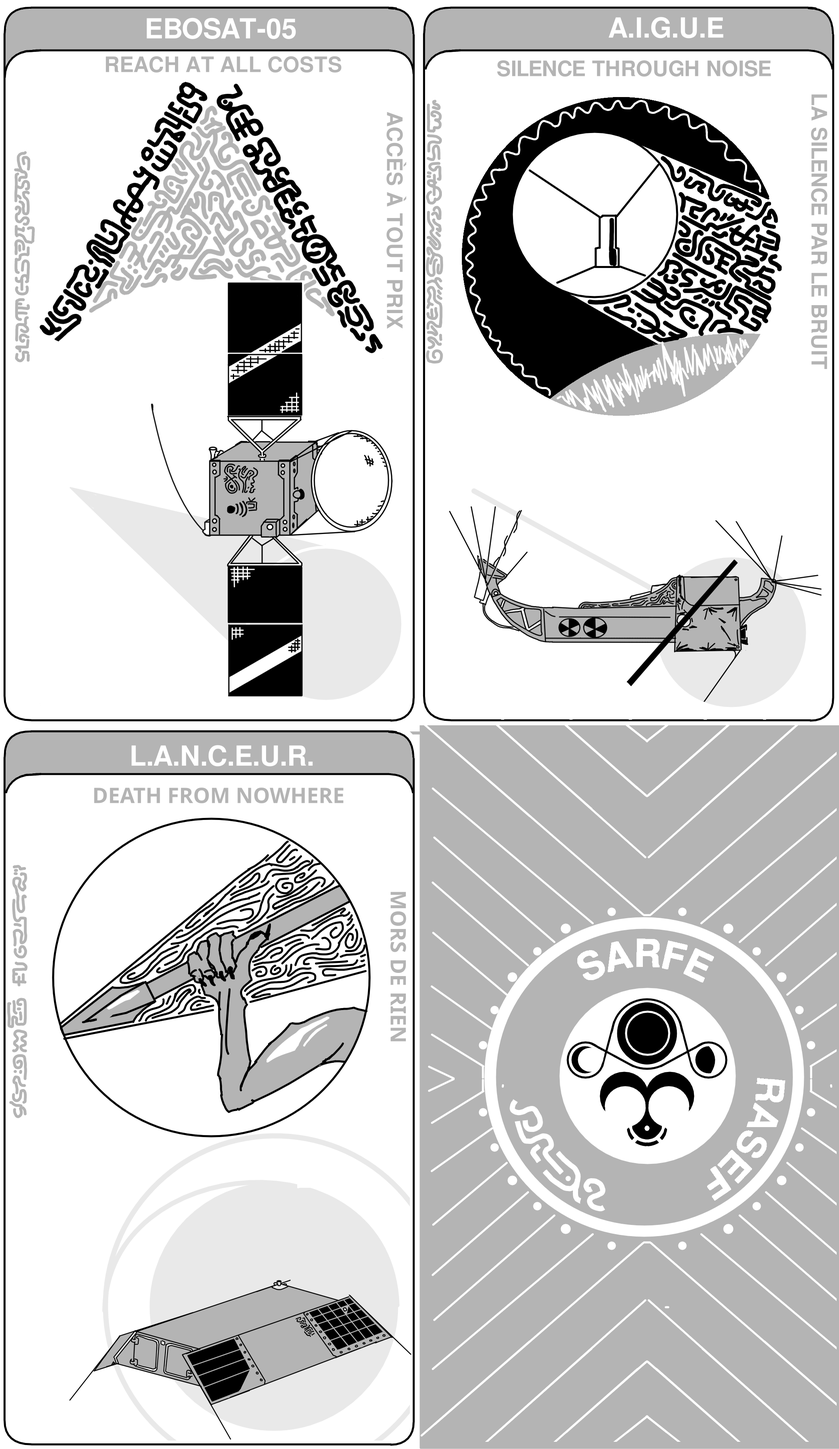
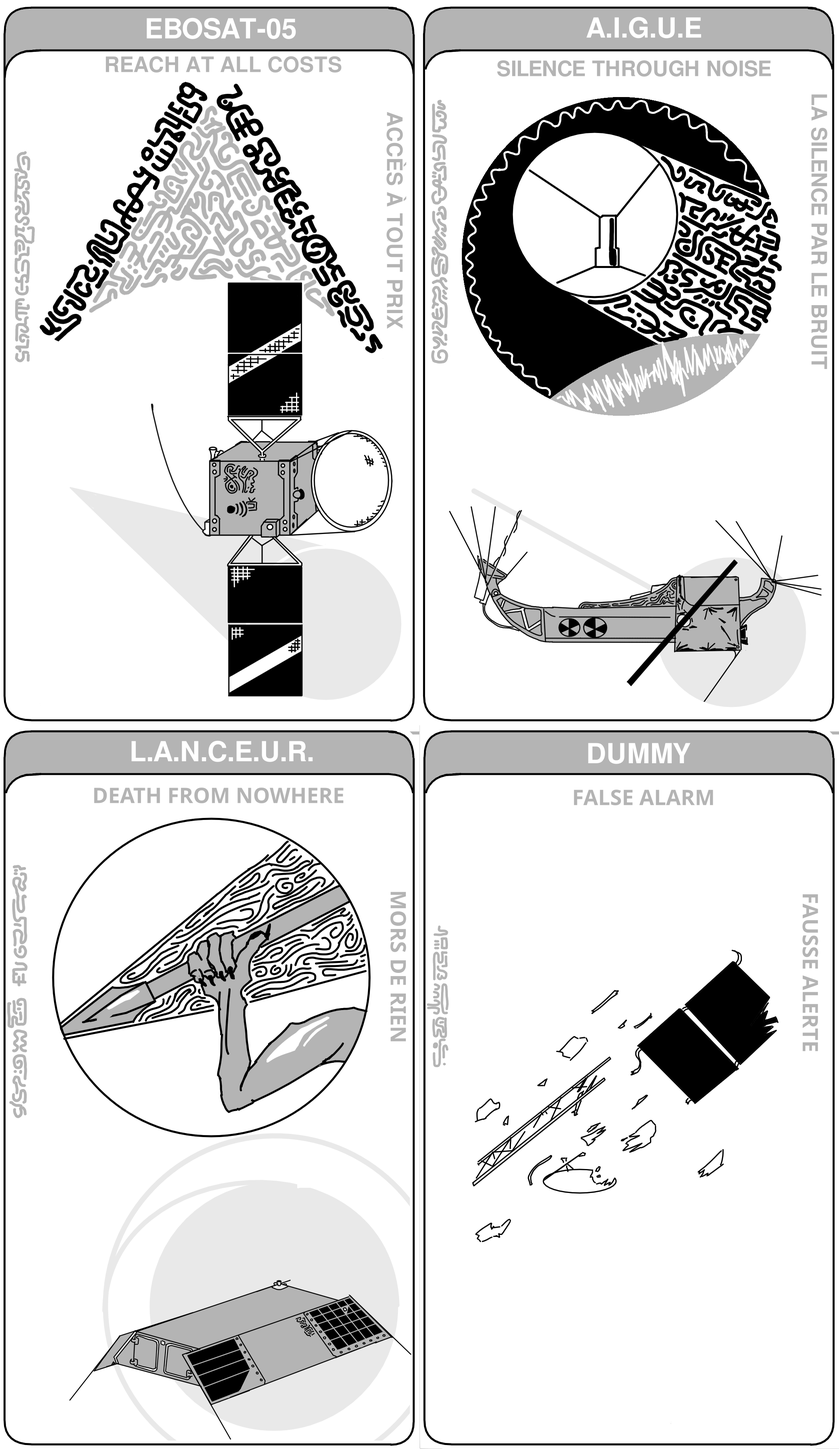
Before/after of a w=839, h=1449 layered artwork. What changed in the layer stack:
hid "Backside", painted on it over [419, 719, 839, 1449]
painted on "Logos2" over [131, 99, 838, 1449]
added layer "Debree" in group "Art" over [131, 16, 839, 1449]
painted on "Aigue" over [131, 16, 839, 792]
painted on "Ebosat" over [131, 99, 563, 1081]
painted on "LANCEUR" over [419, 1127, 475, 1449]
painted on "Position" over [131, 254, 839, 1449]
added layer "Card Layer" (1st of 2) above "Card Layer" over [419, 719, 839, 1449]
painted on "Card Layer" (2nd of 2) over [131, 16, 839, 1449]
